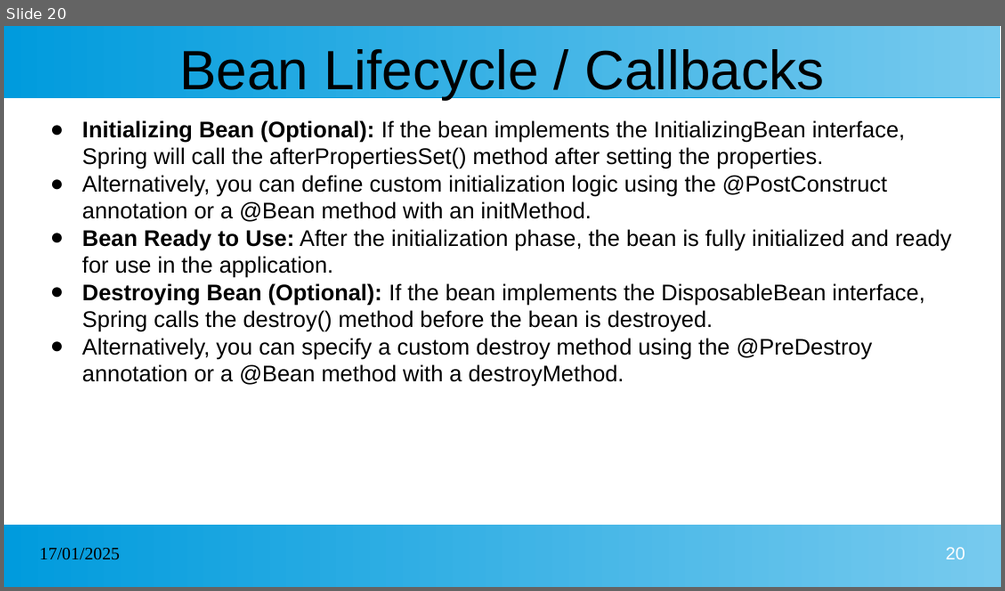
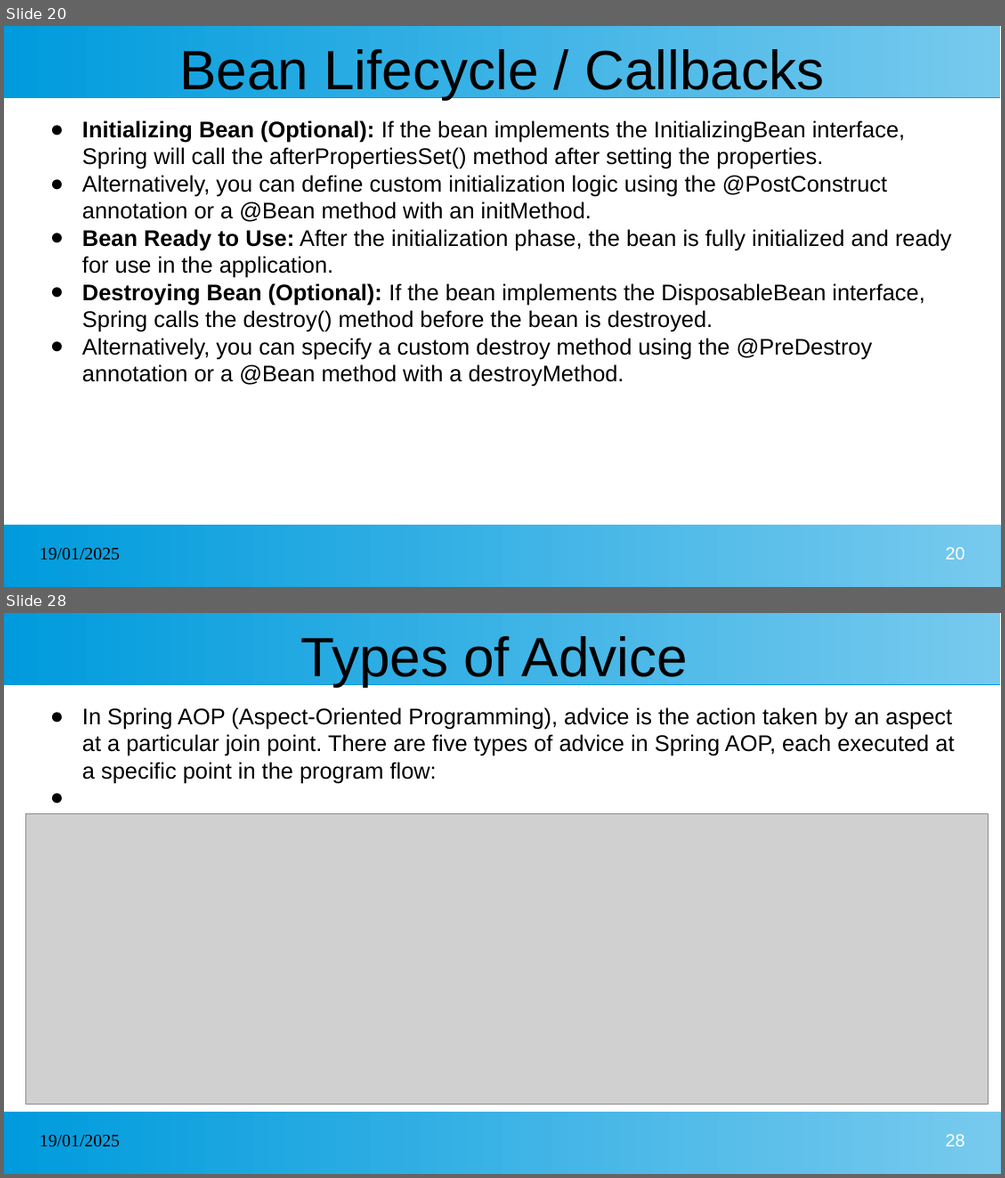
Before and after one commit to kcharankumar/MLA_Java_Arya, a slide deck: Spring.pptx. Shown one above the other, each under a label of ours: slide 20 before the commit, slides 20 and 28 after it; the slides between them are not shown. The pictures are 1005x591 and 1005x1178 pixels, drawn with LibreOffice and Linux fonts; fonts in the diff are those of the drawing; grey boxes stand for pictures. Boxes give left, top, right and bottom in pixels: in the first picture for what was removed or moved away, otherwise in the second. Text is boxed around its words. In the diff, an @@ line names an element or a change of style, - is before the commit and + after.

```diff
--- a/Spring.pptx
+++ b/Spring.pptx
@@ slide 28 added at bbox=[4, 613, 1001, 1174], background #FFFFFF; not listed: 2 template elements that a slide beside it also shows @@
@@ title added at bbox=[301, 636, 688, 686], 44 pt, text #000000 @@
+Types of Advice
@@ text added at bbox=[82, 707, 954, 783], 18 pt, text #000000 @@
+● In Spring AOP (Aspect-Oriented Programming), advice is the action taken by an aspect at a particular join point. There are five types of advice in Spring AOP, each executed at a specific point in the program flow:
@@ picture added at bbox=[25, 814, 988, 1104] @@
@@ text added at bbox=[40, 1135, 120, 1147], 14 pt, text #000000 @@
+19/01/2025
@@ page number added at bbox=[946, 1134, 965, 1146], 14 pt, text #FFFFFF @@
+28
@@ slide 20 changed as well @@
@@ text at bbox=[40, 548, 120, 560]: text changed @@
-17/01/2025
+19/01/2025
```
Also in this commit, not shown: 19 other slides changed, 44 other slides added.
